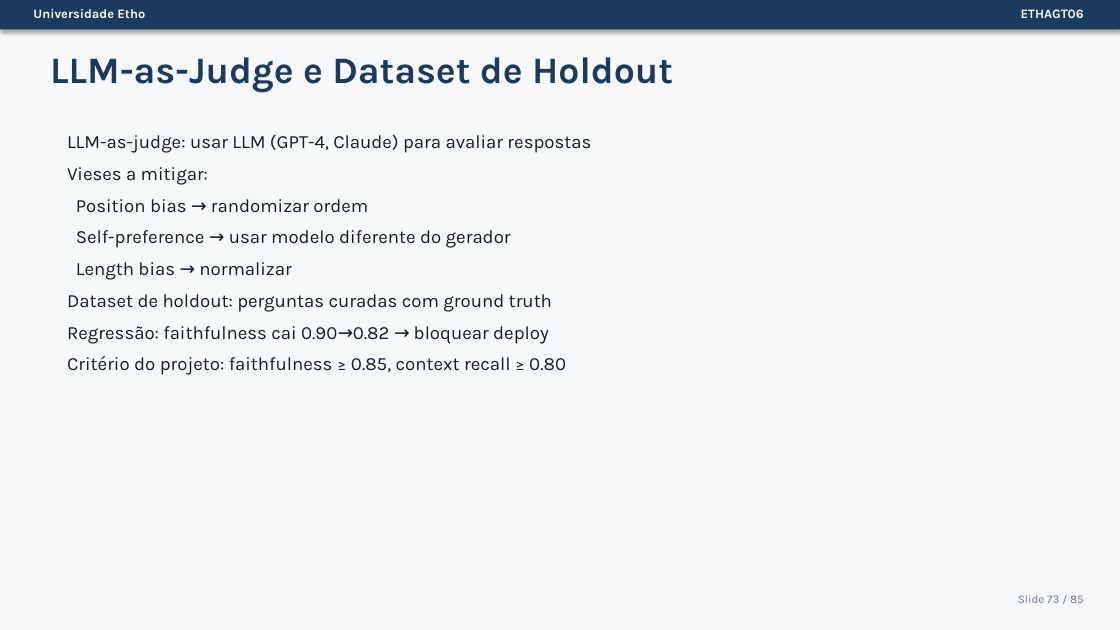
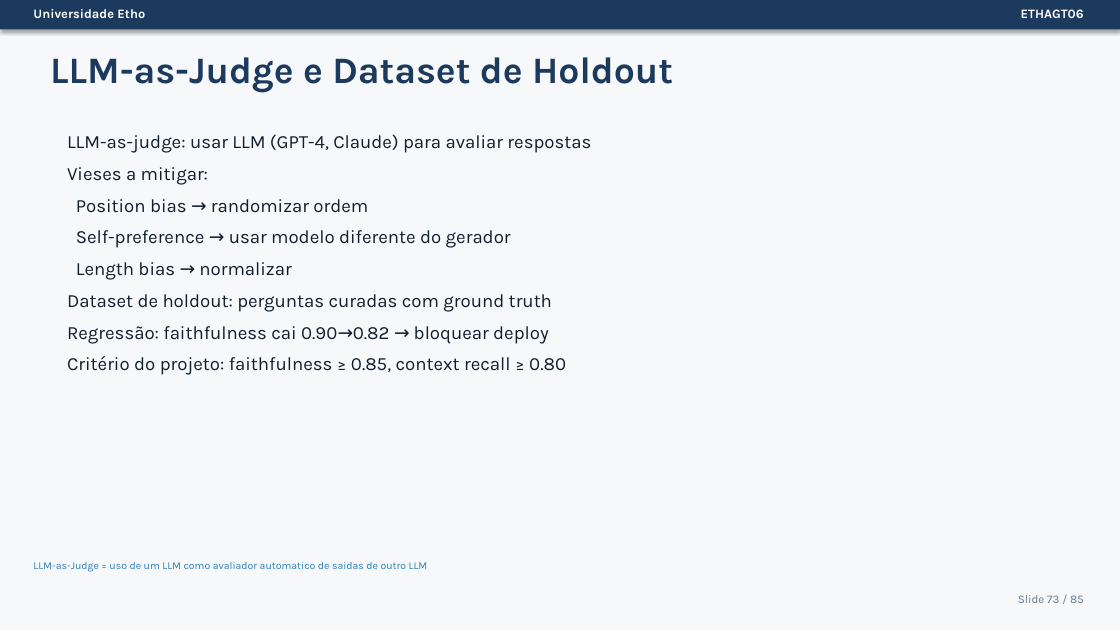
Before and after one commit to Etho-University/especializacao-programacao-agentica, a slide deck: slide 73 of 03-Slides/ETHAGT06/ETHAGT06-RAG-Agentico.pptx. Drawn at 1120x630 pixels with LibreOffice and Linux fonts; fonts in the diff are those of the drawing. Boxes give left, top, right and bottom in pixels: in the first picture for what was removed or moved away, otherwise in the second. Text is boxed around its words. In the diff, an @@ line names an element or a change of style, - is before the commit and + after.

```diff
--- a/03-Slides/ETHAGT06/ETHAGT06-RAG-Agentico.pptx
+++ b/03-Slides/ETHAGT06/ETHAGT06-RAG-Agentico.pptx
@@ text added at (33, 562, 428, 572), 9 pt, text #2980B9 @@
+LLM-as-Judge = uso de um LLM como avaliador automatico de saidas de outro LLM
```
Also in this commit, not shown: 4 other slides changed, 1 other file.
